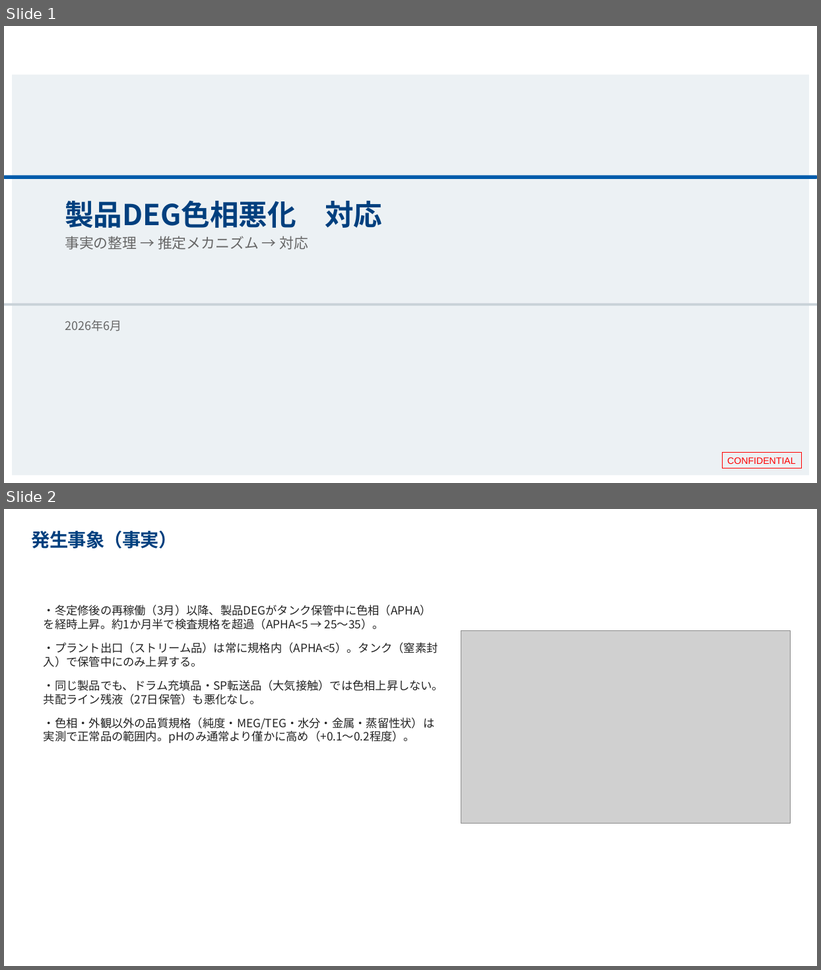
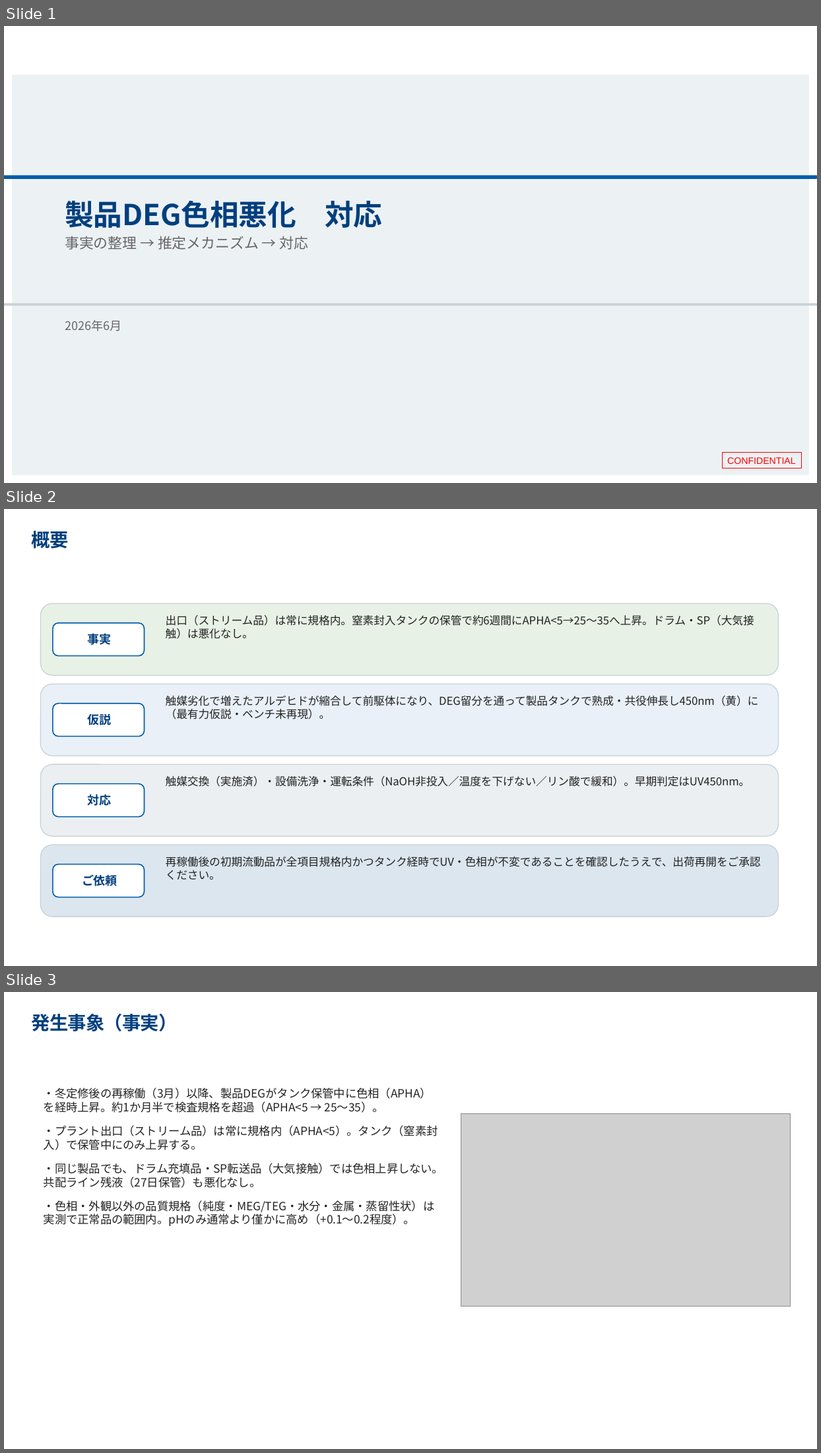
Before and after one commit to hiraoyosa-sys/Base, a slide deck: outputs/製品DEG色相悪化_対策会議.pptx. Shown one above the other, each under a label of ours: slides 1 and 2 before the commit, slides 1, 2 and 3 after it. The pictures are 821x970 and 821x1453 pixels, drawn with LibreOffice and Linux fonts; fonts in the diff are those of the drawing; grey boxes stand for pictures; background and template pictures are left out. Boxes give left, top, right and bottom in pixels: in the first picture for what was removed or moved away, otherwise in the second. Text is boxed around its words. In the diff, an @@ line names an element or a change of style, - is before the commit and + after.

```diff
--- a/outputs/製品DEG色相悪化_対策会議.pptx
+++ b/outputs/製品DEG色相悪化_対策会議.pptx
@@ slide 2 added at (x1=4, y1=509, x2=817, y2=966), background #FFFFFF @@
@@ title added at (x1=32, y1=528, x2=69, y2=552), 22 pt, text #003F7E, bold @@
+概要
@@ rounded rectangle added at (x1=40, y1=603, x2=779, y2=675), fill #E8F1E5, outline #C9D2D8 1 pt @@
@@ rounded rectangle added at (x1=53, y1=623, x2=145, y2=656), fill #FFFFFF, outline #005BAB 1.25 pt, 14 pt, text #003F7E, bold @@
+事実
@@ text added at (x1=166, y1=615, x2=754, y2=639), 13 pt, text #222222 @@
+出口（ストリーム品）は常に規格内。窒素封入タンクの保管で約6週間にAPHA<5→25〜35へ上昇。ドラム・SP（大気接触）は悪化なし。
@@ rounded rectangle added at (x1=40, y1=684, x2=779, y2=756), fill #E9F0F7, outline #C9D2D8 1 pt @@
@@ rounded rectangle added at (x1=53, y1=704, x2=145, y2=737), fill #FFFFFF, outline #005BAB 1.25 pt, 14 pt, text #003F7E, bold @@
+仮説
@@ text added at (x1=166, y1=696, x2=759, y2=720), 13 pt, text #222222 @@
+触媒劣化で増えたアルデヒドが縮合して前駆体になり、DEG留分を通って製品タンクで熟成・共役伸長し450nm（黄）に（最有力仮説・ベンチ未再現）。
@@ rounded rectangle added at (x1=40, y1=764, x2=779, y2=836), fill #EBEFF2, outline #C9D2D8 1 pt @@
@@ rounded rectangle added at (x1=53, y1=784, x2=145, y2=817), fill #FFFFFF, outline #005BAB 1.25 pt, 14 pt, text #003F7E, bold @@
+対応
@@ text added at (x1=166, y1=776, x2=750, y2=787), 13 pt, text #222222 @@
+触媒交換（実施済）・設備洗浄・運転条件（NaOH非投入／温度を下げない／リン酸で緩和）。早期判定はUV450nm。
@@ rounded rectangle added at (x1=40, y1=845, x2=779, y2=917), fill #DCE6EF, outline #C9D2D8 1 pt @@
@@ rounded rectangle added at (x1=53, y1=865, x2=145, y2=898), fill #FFFFFF, outline #005BAB 1.25 pt, 14 pt, text #003F7E, bold @@
+ご依頼
@@ text added at (x1=166, y1=857, x2=761, y2=880), 13 pt, text #222222 @@
+再稼働後の初期流動品が全項目規格内かつタンク経時でUV・色相が不変であることを確認したうえで、出荷再開をご承認ください。
@@ what was slide 2 is now slide 3 @@
```
Also in this commit, not shown: 5 slides changed, 4 other files.
